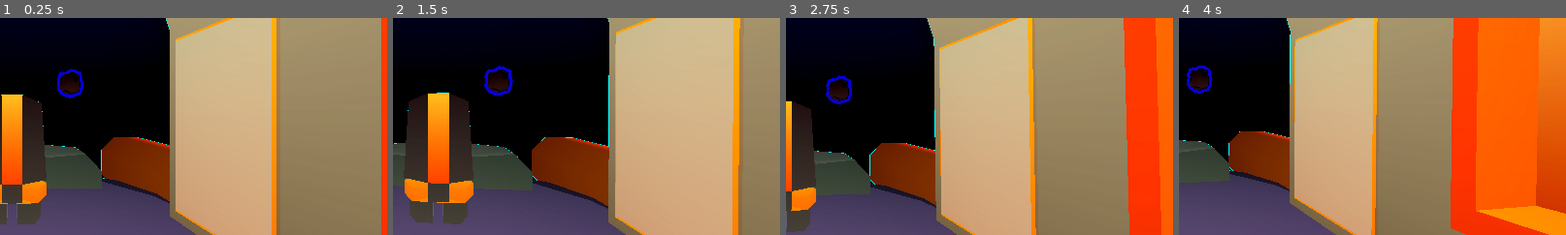
Above: before the commit, frames 1-4 (left to right).
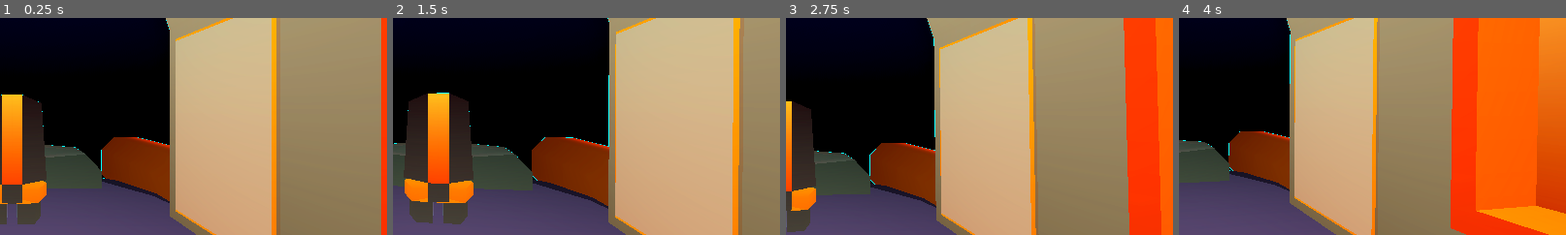
Above: after the commit, the same moments.

Repository: StephanoNaressi/LD_59
Game: Godot game, scene res://scenes/main.tscn
Two runs of this game, one before a commit and one after it. Both use one fixed random seed, a clock stepped at 60 frames per second and the inputs below.
Inputs (mouse positions are % of the whole screen's width and height, from its top left):
- Up to frame 1 (0.25 s): no input
- Up to frame 2 (1.5 s): tap Enter at 0.5 s; move the mouse to (55, 50) at 0.52 s; hold Space (FlyUp) from 0.53 s (still down); click (55, 50) at 0.6 s; move the mouse to (45, 50) at 1.27 s; tap F (Interact) at 1.35 s
- Up to frame 3 (2.75 s): keep holding Space (FlyUp); click (45, 50) at 1.55 s; move the mouse to (52, 48) at 2.02 s; click (52, 48) at 2.1 s
- Up to frame 4 (4 s): keep holding Space (FlyUp); tap Enter at 2.75 s; move the mouse to (49, 52) at 2.77 s; click (49, 52) at 2.85 s; move the mouse to (57, 51) at 3.52 s; tap F (Interact) at 3.6 s; click (57, 51) at 3.8 s
The pictures show only the part of the screen within x 48-98%, y 30-80%; the shares and areas given below are measured in that part.

The runs differ from the first frame. In frame 1, 0.5% of the frame differs, in the area x 14-22%, y 23-38%; in frame 2, 0.6%, in the area x 23-32%, y 21-37%; in frame 3, 0.5%; in frame 4, 0.5%.

Commit message:
Use area for proyectiles and improve environment

Diff:
--- /dev/null
+++ b/scenes/asteroid_belt.tscn
@@ -0,0 +1,6 @@
+[gd_scene format=3 uid="uid://bbv5mm5ddjy31"]
+
+[ext_resource type="Script" uid="uid://dvyk46wo2lrsp" path="res://scripts/controllers/asteroid_belt.gd" id="1_k544b"]
+
+[node name="AsteroidBelt" type="Node3D" unique_id=327652023]
+script = ExtResource("1_k544b")
--- a/scenes/main.tscn
+++ b/scenes/main.tscn
@@ -2,7 +2,7 @@
 
 [ext_resource type="PackedScene" uid="uid://c573jw2rht2o7" path="res://scenes/space_ship.tscn" id="1_0wfyh"]
 [ext_resource type="Material" uid="uid://b4cidsmi3vmyu" path="res://game/meshes/GlowStar.tres" id="3_jyhfs"]
-[ext_resource type="PackedScene" uid="uid://rjo8ayjs3awq" path="res://scenes/meteor.tscn" id="3_sugp2"]
+[ext_resource type="PackedScene" uid="uid://bbv5mm5ddjy31" path="res://scenes/asteroid_belt.tscn" id="4_belt"]
 
 [sub_resource type="ProceduralSkyMaterial" id="ProceduralSkyMaterial_0wfyh"]
 sky_top_color = Color(0.08789865, 0, 0.19748032, 1)
@@ -23,7 +23,6 @@
 sdfgi_read_sky_light = false
 glow_enabled = true
 glow_strength = 1.19
-volumetric_fog_enabled = true
 volumetric_fog_albedo = Color(0.11972272, 0, 0.19090384, 1)
 adjustment_enabled = true
 adjustment_brightness = 1.04
@@ -54,11 +53,12 @@
 
 [node name="SpaceShip" parent="." unique_id=1148349640 instance=ExtResource("1_0wfyh")]
 
+[node name="AsteroidBelt" parent="." unique_id=1327652023 instance=ExtResource("4_belt")]
+transform = Transform3D(1, 0, 0, 0, 1, 0, 0, 0, 1, -159.94873, 0, 0)
+min_distance_from_player = 1.0
+
 [node name="WorldEnvironment" type="WorldEnvironment" parent="." unique_id=1053174916]
 environment = SubResource("Environment_jyhfs")
-
-[node name="Meteor" parent="." unique_id=788611388 instance=ExtResource("3_sugp2")]
-transform = Transform3D(1, 0, 0, 0, 1, 0, 0, 0, 1, 3.6223426, 3.7296398, -17.77658)
 
 [node name="GPUParticles3D" type="GPUParticles3D" parent="." unique_id=1233695872]
 material_override = ExtResource("3_jyhfs")
--- a/scenes/space_ship.tscn
+++ b/scenes/space_ship.tscn
@@ -30,6 +30,9 @@
 
 [sub_resource type="BoxShape3D" id="BoxShape3D_ship_hull"]
 size = Vector3(14, 9, 28)
+
+[sub_resource type="SphereShape3D" id="SphereShape3D_engagement"]
+radius = 51.819
 
 [node name="SpaceShip" type="CharacterBody3D" unique_id=1555982470]
 collision_layer = 2
@@ -88,6 +91,16 @@
 transform = Transform3D(1, 0, 0, 0, 1, 0, 0, 0, 1, 0, 3.5, -2)
 shape = SubResource("BoxShape3D_ship_hull")
 
+[node name="EngagementRange" type="Area3D" parent="." unique_id=1562151102]
+transform = Transform3D(1, 0, 0, 0, 1, 0, 0, 0, 1, 0, 3.5, -2)
+collision_layer = 0
+collision_mask = 3
+monitorable = false
+
+[node name="CollisionShape3D" type="CollisionShape3D" parent="EngagementRange" unique_id=1302459785]
+transform = Transform3D(1, 0, 0, 0, 1, 0, 0, 0, 1, 0, 0, -53.66329)
+shape = SubResource("SphereShape3D_engagement")
+
 [node name="OmniLight3D" type="OmniLight3D" parent="." unique_id=1208399449]
 transform = Transform3D(1, 0, 0, 0, 1, 0, 0, 0, 1, 0, 3.8759172, 3.7683153)
 light_color = Color(1, 0.94419736, 0.8288257, 1)
--- /dev/null
+++ b/scripts/controllers/asteroid_belt.gd
@@ -0,0 +1,56 @@
+extends Node3D
+class_name AsteroidBelt
+
+const METEOR_SCENE: PackedScene = preload("res://scenes/meteor.tscn")
+
+@export var asteroids_to_spawn: int = 30
+@export var inner_radius: float = 70.0
+@export var outer_radius: float = 150.0
+@export var vertical_spread: float = 30.0
+@export var min_distance_from_player: float = 50.0
+@export var max_spawn_attempts: int = 48
+@export var respawn_delay_seconds: float = 120.0
+@export var respawn_delay_jitter: float = 35.0
+
+var _rng: RandomNumberGenerator = RandomNumberGenerator.new()
+
+
+func _ready() -> void:
+	_rng.randomize()
+	call_deferred("_initial_spawn")
+
+
+func _initial_spawn() -> void:
+	for i in asteroids_to_spawn:
+		_spawn_meteor_at_safe_position()
+
+
+func _random_belt_position() -> Vector3:
+	var angle: float = _rng.randf() * TAU
+	var r: float = _rng.randf_range(inner_radius, outer_radius)
+	var y: float = _rng.randf_range(-vertical_spread, vertical_spread)
+	return global_position + Vector3(cos(angle) * r, y, sin(angle) * r)
+
+
+func _spawn_meteor_at_safe_position() -> void:
+	var player: Node3D = GlobalValues.player as Node3D
+	var pos: Vector3 = Vector3.ZERO
+	var found: bool = false
+	for attempt in max_spawn_attempts:
+		pos = _random_belt_position()
+		if player == null or player.global_position.distance_to(pos) >= min_distance_from_player:
+			found = true
+			break
+	if not found:
+		pos = _random_belt_position()
+
+	var meteor: Meteor = METEOR_SCENE.instantiate() as Meteor
+	add_child(meteor)
+	meteor.global_position = pos
+	meteor.destroyed.connect(_on_meteor_destroyed, CONNECT_ONE_SHOT)
+
+
+func _on_meteor_destroyed() -> void:
+	var delay: float = respawn_delay_seconds + _rng.randf_range(-respawn_delay_jitter, respawn_delay_jitter)
+	delay = maxf(delay, 5.0)
+	get_tree().create_timer(delay).timeout.connect(_spawn_meteor_at_safe_position)
--- a/scripts/controllers/meteor.gd
+++ b/scripts/controllers/meteor.gd
@@ -1,5 +1,7 @@
 extends RigidBody3D
 class_name Meteor
+
+signal destroyed
 
 const DRIFT_INTERVAL_MIN: float = 2.0
 const DRIFT_INTERVAL_MAX: float = 5.5
@@ -7,6 +9,7 @@
 const DRIFT_IMPULSE_MAX: float = 0.55
 
 var health: float = 100.0
+var _dead: bool = false
 
 @onready var drift_timer: Timer = $DriftTimer
 
@@ -26,7 +29,11 @@
 	apply_central_impulse(dir * randf_range(DRIFT_IMPULSE_MIN, DRIFT_IMPULSE_MAX))
 	_randomize_drift_wait_time()
 
-func take_damage(damage : float) -> void:
+func take_damage(damage: float) -> void:
+	if _dead:
+		return
 	health -= damage
-	if health < 0:
+	if health <= 0:
+		_dead = true
+		destroyed.emit()
 		queue_free()
--- a/scripts/controllers/proyectile.gd
+++ b/scripts/controllers/proyectile.gd
@@ -6,12 +6,12 @@
 var hit_distance: float = 0.5
 
 func _process(delta: float) -> void:
-	if target == null:
+	if target == null or not is_instance_valid(target):
 		queue_free()
 		return
 
-	position = position.move_toward(target.position, speed * delta)
+	global_position = global_position.move_toward(target.global_position, speed * delta)
 
-	if position.distance_to(target.position) <= hit_distance:
+	if global_position.distance_to(target.global_position) <= hit_distance:
 		target.take_damage(10.0)
 		queue_free()
--- a/scripts/controllers/space_ship.gd
+++ b/scripts/controllers/space_ship.gd
@@ -25,6 +25,7 @@
 @onready var camera_3d: Camera3D = $spaceship/Chair/Camera3D
 @onready var seat_anchor: Node3D = $spaceship/Chair
 @onready var exit_anchor: Node3D = $"spaceship/Exit" as Node3D
+@onready var engagement_area: Area3D = $EngagementRange
 #endregion
 
 func _ready() -> void:
@@ -115,34 +116,35 @@
 
 #region Shooting
 func shoot() -> void:
-	var meteor: Meteor = find_best_meteor_target()
+	var meteor: Meteor = _closest_meteor_in_front()
 	if meteor == null:
 		return
+	var muzzle: Node3D = turret_pos if next_turret_left else turret_pos_2
+	next_turret_left = not next_turret_left
 	var projectile: Proyectile = PROJECTILE.instantiate() as Proyectile
 	projectile.target = meteor
-	projectile.global_position = (turret_pos if next_turret_left else turret_pos_2).global_position
-	next_turret_left = not next_turret_left
 	get_tree().current_scene.add_child(projectile)
+	projectile.global_position = muzzle.global_position
 
-func find_best_meteor_target() -> Meteor:
-	var sphere: SphereShape3D = SphereShape3D.new()
-	sphere.radius = 30.0
-	var query: PhysicsShapeQueryParameters3D = PhysicsShapeQueryParameters3D.new()
-	query.shape = sphere
-	query.transform = Transform3D(Basis(), global_position)
-	query.collision_mask = 2
+func _closest_meteor_in_front() -> Meteor:
+	var origin: Vector3 = camera_3d.global_position
 	var forward: Vector3 = -camera_3d.global_transform.basis.z
-	var origin: Vector3 = global_position
+	var viewport_center: Vector2 = camera_3d.get_viewport().get_visible_rect().size * 0.5
 	var best: Meteor = null
-	var best_dot: float = -1.0
-	for hit in get_world_3d().direct_space_state.intersect_shape(query):
-		var m: Meteor = hit.collider as Meteor
-		if m == null:
-			continue
-		var dot: float = forward.dot((m.global_position - origin).normalized())
-		if dot > 0.6 and dot > best_dot:
-			best_dot = dot
-			best = m
+	var best_screen_d2: float = INF
+	var best_world_d2: float = INF
+	for body in engagement_area.get_overlapping_bodies():
+		if body is Meteor:
+			var m: Meteor = body as Meteor
+			var to_m: Vector3 = m.global_position - origin
+			if forward.dot(to_m) <= 0.0:
+				continue
+			var world_d2: float = to_m.length_squared()
+			var screen_d2: float = (camera_3d.unproject_position(m.global_position) - viewport_center).length_squared()
+			if best == null or screen_d2 < best_screen_d2 or (is_equal_approx(screen_d2, best_screen_d2) and world_d2 < best_world_d2):
+				best = m
+				best_screen_d2 = screen_d2
+				best_world_d2 = world_d2
 	return best
 #endregion
 
Not shown, added: scripts/controllers/asteroid_belt.gd.uid
